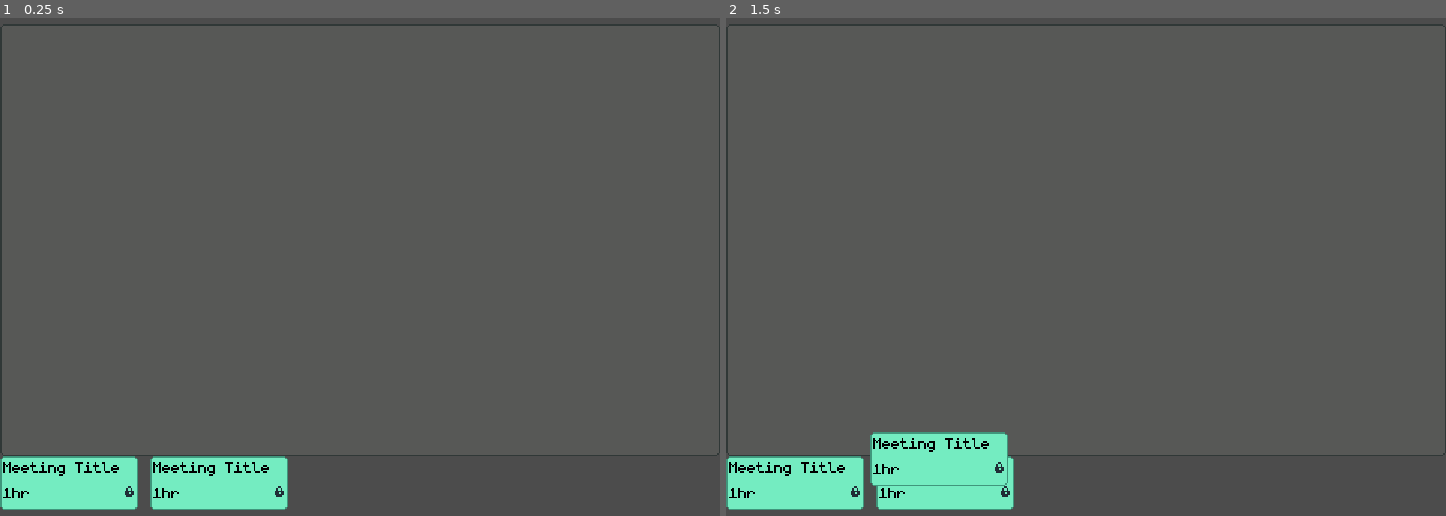
Above: before the commit, frames 1-2 (left to right).
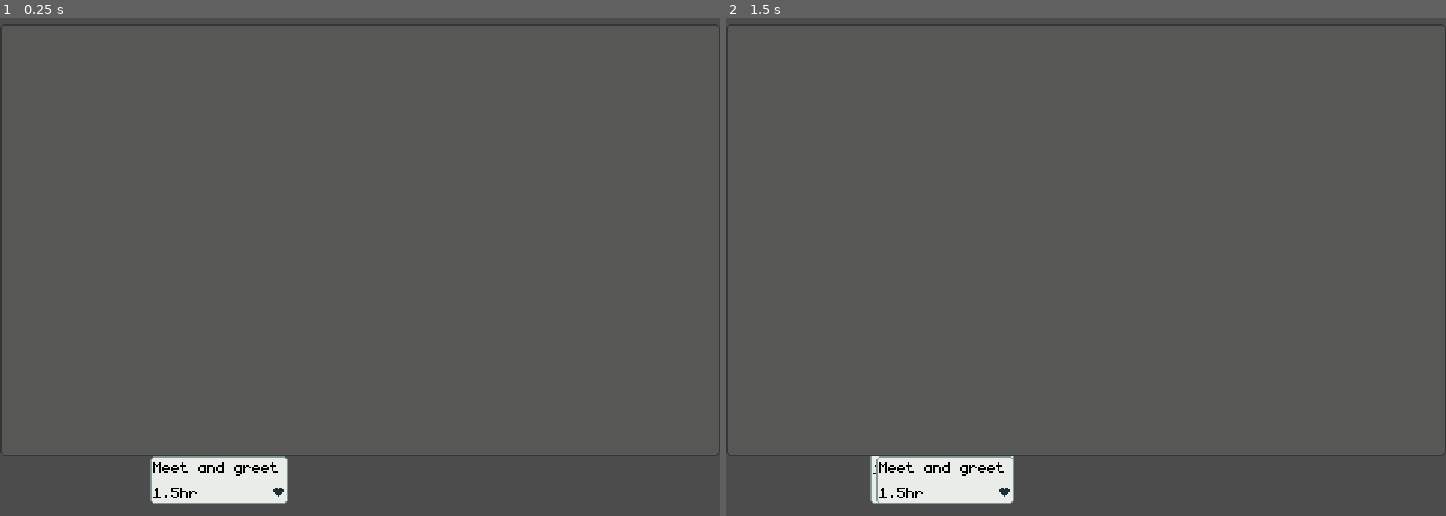
Above: after the commit, the same moments.

Repository: dmitriy-shmilo/wgj257
Game: Godot game, scene res://game_screen/game_screen.tscn
Same seed, same stepped clock (60 frames per second), same inputs: the game is played once before the commit and once after it.
Inputs (mouse positions are in pixels of both pictures, inside the frame that each line leads up to):
- Up to frame 1 (0.25 s): no input
- Up to frame 2 (1.5 s): tap Enter at 0.5 s; drag from (798, 481) to (1158, 127) at 0.52 s; tap Space at 1.25 s; drag from (942, 481) to (1050, 351) at 1.27 s

The runs differ from the first frame. In frame 1, 4.0% of the frame differs, in the area x 0-40%, y 87-99%; in frame 2, 5.1%, in the area x 0-40%, y 83-99%.

Commit message:
Assign meeting data to the cursor and requests.

Diff:
--- /dev/null
+++ b/src/assets/texture/icon_heart.tres
@@ -0,0 +1,7 @@
+[gd_resource type="AtlasTexture" load_steps=2 format=2]
+
+[ext_resource path="res://assets/art/spritesheet.png" type="Texture" id=1]
+
+[resource]
+atlas = ExtResource( 1 )
+region = Rect2( 48, 0, 9, 9 )
--- /dev/null
+++ b/src/assets/texture/icon_lock.tres
@@ -0,0 +1,7 @@
+[gd_resource type="AtlasTexture" load_steps=2 format=2]
+
+[ext_resource path="res://assets/art/spritesheet.png" type="Texture" id=1]
+
+[resource]
+atlas = ExtResource( 1 )
+region = Rect2( 32, 0, 9, 9 )
--- /dev/null
+++ b/src/assets/texture/icon_warning.tres
@@ -0,0 +1,7 @@
+[gd_resource type="AtlasTexture" load_steps=2 format=2]
+
+[ext_resource path="res://assets/art/spritesheet.png" type="Texture" id=1]
+
+[resource]
+atlas = ExtResource( 1 )
+region = Rect2( 16, 0, 9, 9 )
--- /dev/null
+++ b/src/data/meeting.gd
@@ -0,0 +1,43 @@
+class_name Meeting
+extends Resource
+
+const SHORT_TITLE_LENGTH = 14
+
+enum Special {
+	NONE,
+	NO_RESCHEDULE,
+	IMPORTANT,
+	LEISURE
+}
+
+const SPECIAL_TEXTURE_MAP = {
+	Special.NONE: null,
+	Special.NO_RESCHEDULE: preload("res://assets/texture/icon_lock.tres"),
+	Special.IMPORTANT: preload("res://assets/texture/icon_warning.tres"),
+	Special.LEISURE: preload("res://assets/texture/icon_heart.tres"),
+}
+
+export(String) var title = "Title"
+export(int) var duration = 2
+export(Special) var special = Special.NONE
+export(Color) var tint = Color.white
+
+func get_short_title() -> String:
+	if title.length() > SHORT_TITLE_LENGTH:
+		return title.substr(0, SHORT_TITLE_LENGTH - 3) + "..."
+	return title
+
+
+func get_duration_string() -> String:
+	match duration:
+		0, 1:
+			return "30min"
+		_:
+			if duration % 2 == 0:
+				return str(duration / 2) + "hr"
+			else:
+				return str(duration / 2) + ".5hr"
+
+
+func get_icon() -> Texture:
+	return SPECIAL_TEXTURE_MAP[special]
--- a/src/game_screen/game_screen.gd
+++ b/src/game_screen/game_screen.gd
@@ -1,6 +1,8 @@
 extends Control
 
 const MEETING_REQUEST_SCENE = preload("res://game_screen/meeting_request.tscn")
+
+
 
 onready var _gui = $"Gui"
 onready var _cursor: Control = $"Cursor"
@@ -23,7 +25,13 @@
 
 
 func create_request() -> void:
+	var meeting = Meeting.new()
+	meeting.title = "Meet and greet"
+	meeting.duration = 3
+	meeting.special = Meeting.Special.LEISURE
+
 	var scene = MEETING_REQUEST_SCENE.instance()
+	scene.meeting = meeting
 	scene.rect_position = Vector2(100, 0)
 	_meeting_queue.add_child(scene)
 	_setup_request(scene)
@@ -33,6 +41,7 @@
 	_cursor.visible = true
 	_is_dragging = true
 	_current_request = request
+	_cursor.meeting = request.meeting
 
 
 func _drag_cursor_end(request) -> void:
@@ -46,7 +55,6 @@
 
 
 func _snap(pos: Vector2) -> Vector2:
-
 	if pos.y <= _calendar.rect_position.y \
 		or pos.y >= _calendar.rect_position.y + _calendar.rect_size.y:
 			return pos
--- a/src/game_screen/game_screen.tscn
+++ b/src/game_screen/game_screen.tscn
@@ -11,6 +11,11 @@
 anchor_bottom = 1.0
 script = ExtResource( 1 )
 
+[node name="Cursor" parent="." instance=ExtResource( 4 )]
+visible = false
+margin_right = 96.0
+is_resizing = true
+
 [node name="Gui" parent="." instance=ExtResource( 2 )]
 
 [node name="MeetingQueue" type="Control" parent="."]
@@ -19,8 +24,6 @@
 margin_top = -40.0
 margin_right = 480.0
 theme = ExtResource( 5 )
-
-[node name="MeetingRequest" parent="MeetingQueue" instance=ExtResource( 4 )]
 
 [node name="Calendar" type="Control" parent="."]
 margin_top = 32.0
@@ -37,6 +40,3 @@
 patch_margin_top = 6
 patch_margin_right = 6
 patch_margin_bottom = 6
-
-[node name="Cursor" parent="." instance=ExtResource( 4 )]
-visible = false
--- a/src/game_screen/meeting_request.gd
+++ b/src/game_screen/meeting_request.gd
@@ -1,17 +1,27 @@
 class_name MeetingRequest
 extends Control
 
-export(Color) var tint = Color.aquamarine setget set_tint
+export(Resource) var meeting setget set_meeting
+export(bool) var is_resizing = false
 
 onready var _background: Control = $"Background"
+onready var _title_label: Label = $"MarginContainer/VBoxContainer/TitleLabel"
+onready var _duration_label: Label = $"MarginContainer/VBoxContainer/HBoxContainer/DurationLabel"
+onready var _icon: TextureRect = $"MarginContainer/VBoxContainer/HBoxContainer/Icon"
 
 func _ready() -> void:
-	set_tint(tint)
+	set_meeting(meeting)
 
 
-func set_tint(color: Color):
-	if is_inside_tree():
-		_background.material.set_shader_param("tint", color)
+func set_meeting(value: Meeting):
+	meeting = value
+	if meeting != null and is_inside_tree():
+		_title_label.text = meeting.get_short_title()
+		_duration_label.text = meeting.get_duration_string()
+		_icon.texture = meeting.get_icon()
+		_background.material.set_shader_param("tint", meeting.tint)
+		if is_resizing:
+			rect_size.y = meeting.duration * 16
 
 func _on_MeetingRequest_gui_input(event: InputEvent) -> void:
 	pass
--- a/src/game_screen/meeting_request.tscn
+++ b/src/game_screen/meeting_request.tscn
@@ -24,14 +24,14 @@
 
 [node name="MeetingRequest" type="MarginContainer"]
 margin_right = 92.0
-margin_bottom = 36.0
+margin_bottom = 32.0
 custom_constants/margin_right = 0
 script = ExtResource( 3 )
 
 [node name="Background" type="NinePatchRect" parent="."]
 material = SubResource( 3 )
 margin_right = 92.0
-margin_bottom = 36.0
+margin_bottom = 32.0
 size_flags_horizontal = 3
 size_flags_vertical = 3
 texture = ExtResource( 1 )
@@ -43,7 +43,7 @@
 
 [node name="MarginContainer" type="MarginContainer" parent="."]
 margin_right = 92.0
-margin_bottom = 36.0
+margin_bottom = 32.0
 mouse_filter = 1
 custom_constants/margin_right = 2
 custom_constants/margin_top = 0
@@ -53,9 +53,9 @@
 [node name="VBoxContainer" type="VBoxContainer" parent="MarginContainer"]
 margin_left = 2.0
 margin_right = 90.0
-margin_bottom = 35.0
+margin_bottom = 31.0
 
-[node name="Label" type="Label" parent="MarginContainer/VBoxContainer"]
+[node name="TitleLabel" type="Label" parent="MarginContainer/VBoxContainer"]
 margin_right = 88.0
 margin_bottom = 13.0
 custom_colors/font_color = Color( 0, 0, 0, 1 )
@@ -68,7 +68,7 @@
 margin_right = 88.0
 margin_bottom = 30.0
 
-[node name="Label2" type="Label" parent="MarginContainer/VBoxContainer/HBoxContainer"]
+[node name="DurationLabel" type="Label" parent="MarginContainer/VBoxContainer/HBoxContainer"]
 margin_right = 75.0
 margin_bottom = 13.0
 size_flags_horizontal = 3
--- a/src/project.godot
+++ b/src/project.godot
@@ -28,6 +28,11 @@
 "class": "KeyBindingButton",
 "language": "GDScript",
 "path": "res://title_screen/settings/keybinding_button.gd"
+}, {
+"base": "Resource",
+"class": "Meeting",
+"language": "GDScript",
+"path": "res://data/meeting.gd"
 }, {
 "base": "Control",
 "class": "MeetingRequest",
@@ -64,6 +69,7 @@
 "Fader": "",
 "Gui": "",
 "KeyBindingButton": "",
+"Meeting": "",
 "MeetingRequest": "",
 "SettingsScene": "",
 "State": "",
